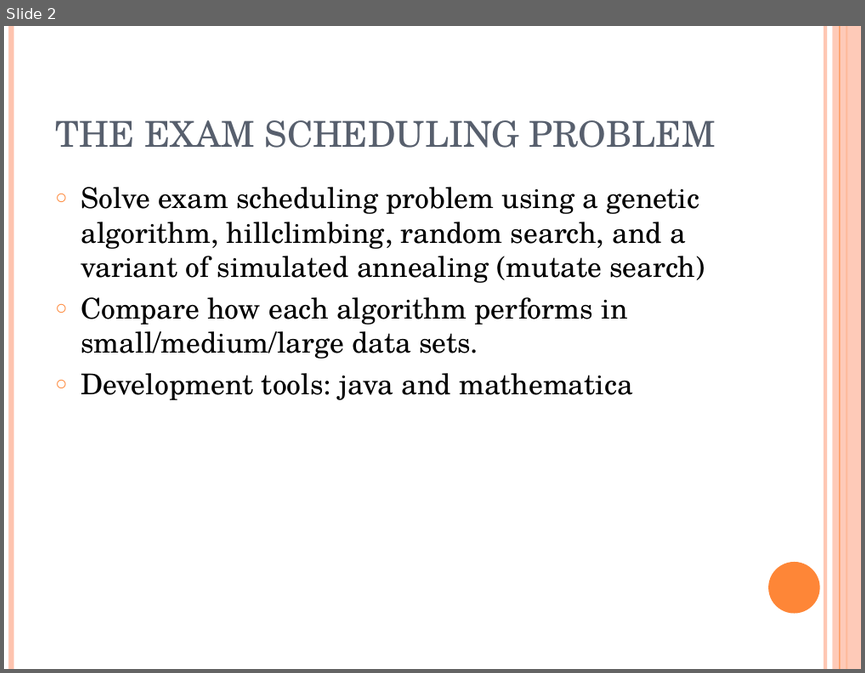
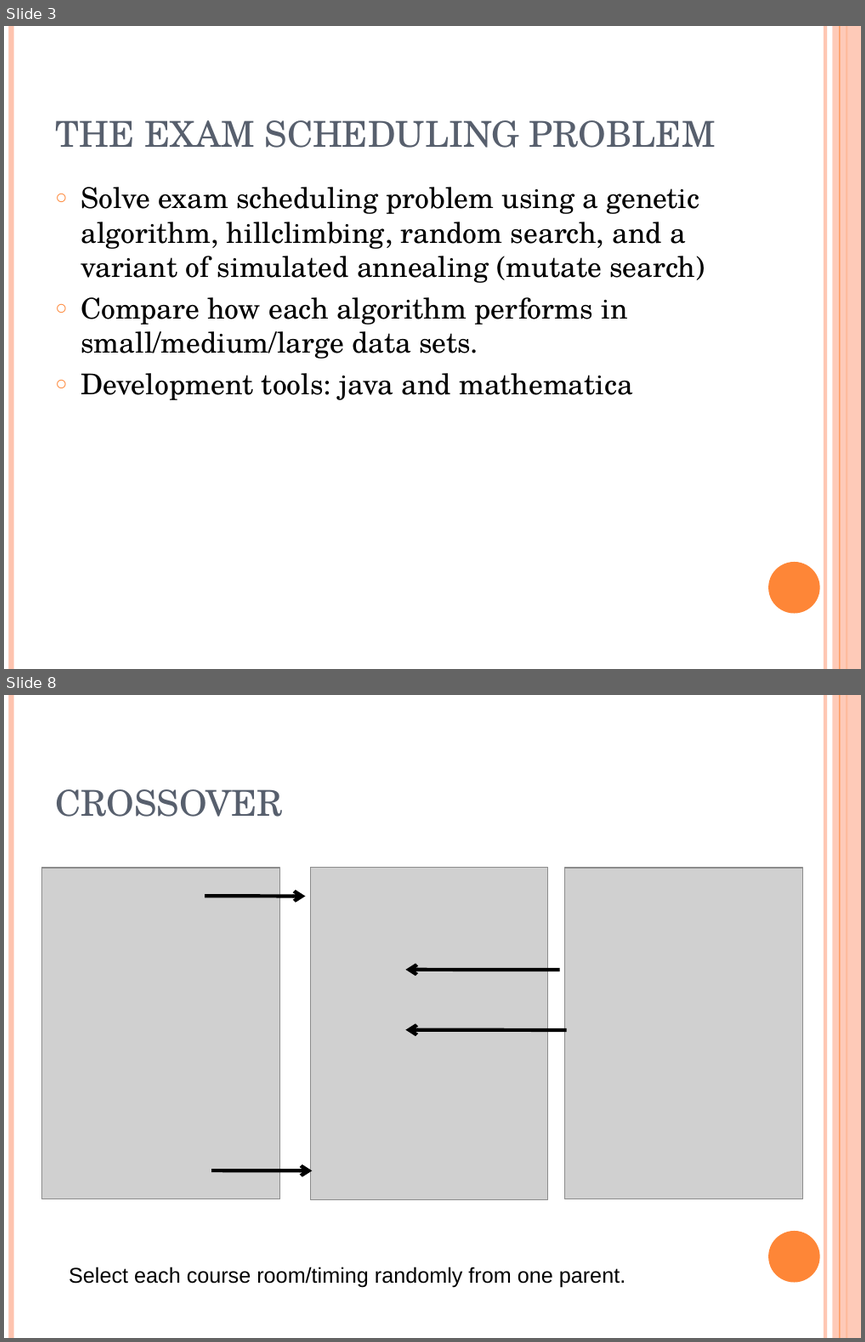
Before and after one commit to akokcam/csc384-genetic-algorithms-project, a slide deck: GA_TestBench/Data Files/presentation.ppt. Shown one above the other, each under a label of ours: slide 2 before the commit, slides 3 and 8 after it; the slides between them are not shown. The pictures are 865x673 and 865x1342 pixels, drawn with LibreOffice and Linux fonts; fonts in the diff are those of the drawing; grey boxes stand for pictures. Boxes give left, top, right and bottom in pixels: in the first picture for what was removed or moved away, otherwise in the second. Text is boxed around its words. In the diff, an @@ line names an element or a change of style, - is before the commit and + after.

```diff
--- a/GA_TestBench/Data Files/presentation.ppt
+++ b/GA_TestBench/Data Files/presentation.ppt
@@ slide 8 added at [4,695,861,1338], background #FFFFFF; not listed: 6 template elements that a slide beside it also shows @@
@@ title added at [55,789,283,817], 30 pt, text #575F6D @@
+CROSSOVER
@@ picture added at [42,868,280,1199] @@
@@ picture added at [310,868,547,1199] @@
@@ picture added at [564,868,802,1199] @@
@@ arrow added from (205, 896) to (306, 896), #000000 3 pt @@
@@ arrow added from (559, 970) to (406, 970), #000000 3 pt @@
@@ arrow added from (566, 1030) to (406, 1030), #000000 3 pt @@
@@ arrow added from (211, 1170) to (312, 1170), #000000 3 pt @@
@@ text added at [69,1266,625,1287], 18 pt, text #000000 @@
+Select each course room/timing randomly from one parent.
@@ what was slide 2 is now slide 3 @@
```
Also in this commit, not shown: 8 slides changed, 8 other slides added, 7 slides removed, 1 other file.
